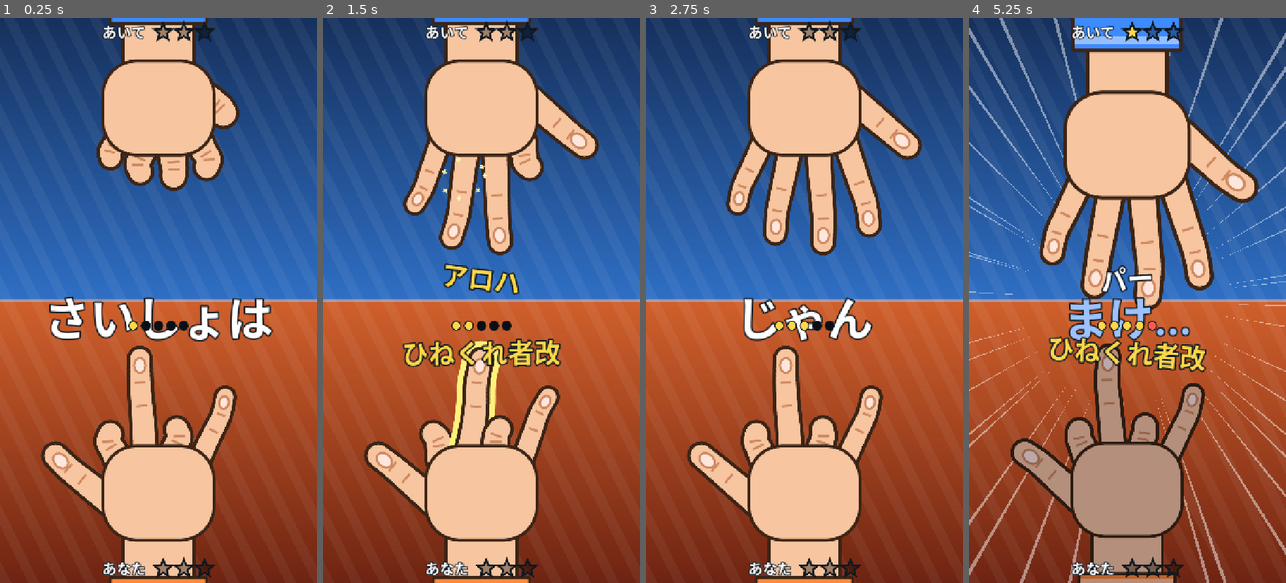
Above: before the commit, frames 1-4 (left to right).
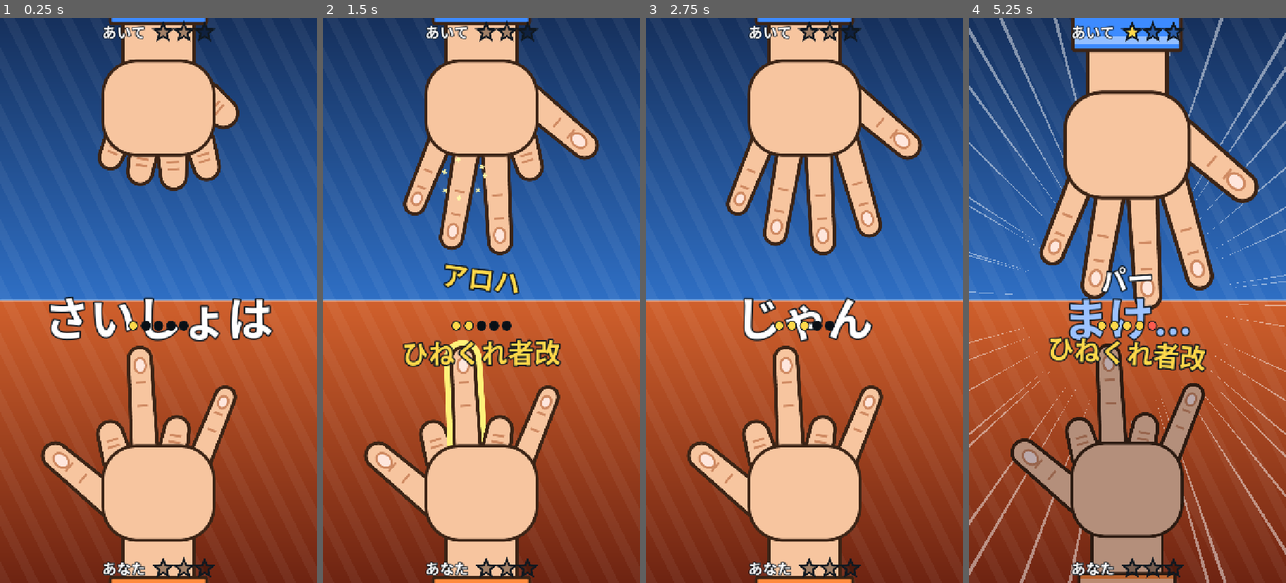
Above: after the commit, the same moments.

Repository: Omezi42/janken
Game: Godot game, scene res://scenes/battle.tscn
Same seed, same stepped clock (60 frames per second), same inputs: the game is played once before the commit and once after it.
Inputs (mouse positions are in pixels of both pictures, inside the frame that each line leads up to):
- Up to frame 1 (0.25 s): no input
- Up to frame 2 (1.5 s): drag from (481, 153) to (513, 176) at 0.52 s; drag from (481, 447) to (465, 413) at 1.27 s
- Up to frame 3 (2.75 s): move the mouse to (836, 176) at 2.02 s; click (836, 176) at 2.17 s
- Up to frame 4 (5.25 s): drag from (1111, 413) to (1032, 215) at 2.77 s; move the mouse to (1222, 385) at 3.52 s; click (1222, 385) at 3.67 s; drag from (1032, 215) to (1079, 159) at 4.27 s; move the mouse to (1143, 300) at 5.02 s; click (1143, 300) at 5.17 s

The runs differ from the first frame. In frame 1, 1.4% of the frame differs, in the area x 14-75%, y 12-88%; in frame 2, 3.6%, in the area x 16-84%, y 13-87%; in frame 3, 2.1%; in frame 4, 2.8%.

Commit message:
指のしなり・うねり・つかんだ指の傾きをやめ、止まっている指を静止させた
相手の指が変わったかを一目で見分けられるようにするため。反転時のばねと火花、つかんだ指の光る縁は残す。

Co-Authored-By: Claude Opus 5.5 <noreply@anthropic.com>

Diff:
--- a/scripts/ui/hand_view.gd
+++ b/scripts/ui/hand_view.gd
@@ -1,6 +1,6 @@
 class_name HandView
 extends Control
-## HandModel をマンガ風のゴムホースの手で描き、interactive ならつかんで引いた指の反転を finger_flipped で知らせる
+## HandModel をマンガ風の手で描き、interactive ならつかんで引いた指の反転を finger_flipped で知らせる
 ## (GameDesign 6.1節・8.1節)。HandModel を直接動かさない(入力は LocalMatch が tick に揃えて記録・適用するため)。
 ## 手のローカル座標は手のひらの中心が原点で、指先が上(-Y)。寸法はすべて手の大きさ(短辺 × UNIT_RATIO)に対する比。
 ## 引く: 押した位置に一番近い見えている指をつかみ、押した位置から反対の状態の向き(下が曲がり)へ FLIP_DISTANCE 越えたら反転、内へ戻ったら元に戻す。
@@ -48,10 +48,8 @@
 ## 見た目の曲がり具合が状態へ追いつくばね(行き過ぎは約1割)。
 const CURL_STIFFNESS := 300.0
 const CURL_DAMPING := 20.0
-## 触っている指がポインタの方へ傾く角度の上限(度)・追いつく速さ・付け根から測る距離の下限(伸びきりの長さに対する比)。
-const LEAN_MAX := 12.0
-const LEAN_SPEED := 18.0
-const LEAN_MIN_REACH := 0.5
+## 指の管を描くときの点の数。
+const TUBE_SAMPLES := 24
 ## 関節のしわの位置(付け根からの比)と長さ(太さに対する比)。
 const CREASE_FRACTIONS := [0.5, 0.75]
 const CREASE_LENGTH := 0.5
@@ -60,10 +58,6 @@
 const NAIL_INSET := 0.35
 const NAIL_HIDDEN_CURL := 0.5
 const NAIL_SEGMENTS := 16
-## 止まっていてもうねる揺れ(指先の横ずれ・速さ・指ごとのずれ)。
-const IDLE_SWAY := 0.07
-const IDLE_SPEED := 2.3
-const IDLE_PHASE := 1.3
 ## 触っている指の光る縁の太さ。
 const GLOW_WIDTH := 0.1
 ## 反転したときの火花(数・速さ・寿命・大きさ)。
@@ -137,13 +131,9 @@
 ## 見た目だけの曲がり具合(0.0 伸びきり 〜 1.0 曲がりきり。ばねで行き過ぎる)と速さ。
 var _curls := PackedFloat32Array()
 var _curl_velocities := PackedFloat32Array()
-## 見た目だけの傾き(度)。
-var _leans := PackedFloat32Array()
-var _softs: Array[SoftFinger] = []
 var _curves: Array[PackedVector2Array] = []
 var _states: Array[int] = []
 var _sparks: Array[Spark] = []
-var _time := 0.0
 var _tween: Tween
 var _palm_box := StyleBoxFlat.new()
 var _wrist_box := StyleBoxFlat.new()
@@ -153,14 +143,11 @@
 
 func bind(model: HandModel) -> void:
 	_model = model
-	_softs.clear()
 	_curves.clear()
 	_states.clear()
 	for i in HandTypes.Finger.size():
-		_softs.append(SoftFinger.new())
 		_curves.append(PackedVector2Array())
 		_states.append(NO_STATE)
-	_leans.resize(HandTypes.Finger.size())
 	_curls.resize(HandTypes.Finger.size())
 	_curl_velocities.resize(HandTypes.Finger.size())
 	_rng.randomize()
@@ -175,10 +162,8 @@
 	pose_tilt = 0.0
 	modulate = Color.WHITE
 	_release()
-	_leans.fill(0.0)
 	_sparks.clear()
-	for i in _softs.size():
-		_softs[i].reset()
+	for i in HandTypes.Finger.size():
 		_states[i] = _model.states[i]
 		_curls[i] = _goal_curl(i)
 		_curl_velocities[i] = 0.0
@@ -230,9 +215,7 @@
 	if not interactive:
 		_release()
 	var step := minf(delta, MAX_VISUAL_DELTA)
-	_time += step
 	var unit := _unit()
-	_update_leans(step)
 	for i in HandTypes.Finger.size():
 		if i == _touched:
 			_curls[i] = _grabbed_curl()
@@ -248,9 +231,7 @@
 			if _states[i] != NO_STATE and not censored:
 				_spawn_sparks(tip, unit)
 			_states[i] = state
-		var sway := sin(_time * IDLE_SPEED + i * IDLE_PHASE) * IDLE_SWAY * unit
-		_softs[i].update(base, tip, sway, step)
-		_curves[i] = _softs[i].curve()
+		_curves[i] = _straight(base, tip)
 	_update_sparks(step)
 	queue_redraw()
 
@@ -470,14 +451,13 @@
 	return clampf(start + (_pointer_local.y - _grab_y) / (FLIP_DISTANCE * 2.0), 0.0, 1.0)
 
 
-## at は手の大きさに対する比。傾きを除いたいまの見た目の指(付け根から指先までの線分)が一番近い指(GameDesign 6.1節)。
+## at は手の大きさに対する比。いまの見た目の指(付け根から指先までの線分)が一番近い指(GameDesign 6.1節)。
 func _finger_at(at: Vector2) -> int:
 	var nearest := 0
 	var nearest_distance := INF
 	for i in HandTypes.Finger.size():
 		var base: Vector2 = FINGER_BASES[i]
-		var direction := Vector2.UP.rotated(deg_to_rad(FINGER_ANGLES[i]))
-		var tip := base + direction * _visible_length(i, 1.0)
+		var tip := base + _direction(i) * _visible_length(i, 1.0)
 		var distance := at.distance_to(Geometry2D.get_closest_point_to_segment(at, base, tip))
 		if distance < nearest_distance:
 			nearest = i
@@ -487,20 +467,6 @@
 
 func _goal_curl(finger: int) -> float:
 	return 1.0 if _model.is_curled(finger) else 0.0
-
-
-## 触っている指をポインタの方へ傾け、離れた指を戻す(見た目だけ)。
-func _update_leans(delta: float) -> void:
-	var follow := 1.0 - exp(-LEAN_SPEED * delta)
-	for i in _leans.size():
-		var goal := 0.0
-		if i == _touched:
-			var direction := Vector2.UP.rotated(deg_to_rad(FINGER_ANGLES[i]))
-			var offset: Vector2 = _pointer_local / _unit() - FINGER_BASES[i]
-			var reach: float = maxf(offset.dot(direction), FINGER_LENGTHS[i] * LEAN_MIN_REACH)
-			var side := offset.dot(direction.rotated(PI / 2.0))
-			goal = clampf(rad_to_deg(atan2(side, reach)), -LEAN_MAX, LEAN_MAX)
-		_leans[i] = lerpf(_leans[i], goal, follow)
 
 
 ## 演出(弾み・突き出し)を除いた手の位置。入力の対応に使う(拍で弾んでも同じ位置なら同じ帯にするため)。
@@ -524,7 +490,15 @@
 
 
 func _direction(finger: int) -> Vector2:
-	return Vector2.UP.rotated(deg_to_rad(FINGER_ANGLES[finger] + _leans[finger]))
+	return Vector2.UP.rotated(deg_to_rad(FINGER_ANGLES[finger]))
+
+
+## 付け根から指先までの直線上に、管を描く点を並べる。
+func _straight(base: Vector2, tip: Vector2) -> PackedVector2Array:
+	var points := PackedVector2Array()
+	for s in TUBE_SAMPLES + 1:
+		points.append(base.lerp(tip, float(s) / TUBE_SAMPLES))
+	return points
 
 
 func _visible_length(finger: int, unit: float) -> float:
--- a/scripts/ui/soft_finger.gd
+++ /dev/null
@@ -1,76 +0,0 @@
-class_name SoftFinger
-extends RefCounted
-## 1本の指の見た目だけの柔らかさ(GameDesign 8.1節)。付け根と指先を結ぶ直線上の内側の点が、
-## 直線から横へずれた量をばねで持つ。指が横へ動くと内側が遅れてしなり、揺れが残る。ロジックには関わらない。
-
-## 内側の点の位置(付け根 0 〜 指先 1)。
-const FRACTIONS := [0.25, 0.5, 0.75]
-## 内側の点のばね(指先側ほど柔らかい)。
-const STIFFNESS := [300.0, 200.0, 140.0]
-const DAMPING := 6.0
-## 横へずれる量の上限(付け根から指先までの長さに対する比)。
-const MAX_BEND_RATIO := 0.45
-## 曲線を描くときの点の数。
-const SAMPLES := 24
-## これより短い指は向きを前のフレームから引き継ぐ(長さ0で向きが定まらないため)。
-const MIN_LENGTH := 0.001
-
-var _offsets := PackedFloat32Array()
-var _velocities := PackedFloat32Array()
-var _rest := PackedVector2Array()
-var _side := Vector2.RIGHT
-var _base := Vector2.ZERO
-var _tip := Vector2.ZERO
-var _started := false
-
-
-func _init() -> void:
-	_offsets.resize(FRACTIONS.size())
-	_velocities.resize(FRACTIONS.size())
-	_rest.resize(FRACTIONS.size())
-
-
-## 次の update() で揺れを捨てて直線から始める(ラウンドの初期配置で手が飛ぶため)。
-func reset() -> void:
-	_started = false
-
-
-## sway は指先の横ずれの目標(内側の点は付け根からの位置に比例して小さくする)。
-func update(base: Vector2, tip: Vector2, sway: float, delta: float) -> void:
-	var axis := tip - base
-	var length := axis.length()
-	var side := axis.normalized().orthogonal() if length > MIN_LENGTH else _side
-	var limit := length * MAX_BEND_RATIO
-	for i in FRACTIONS.size():
-		var rest: Vector2 = base + axis * FRACTIONS[i]
-		if _started:
-			var previous := _rest[i] + _side * _offsets[i]
-			_offsets[i] = (previous - rest).dot(side)
-		else:
-			_offsets[i] = 0.0
-			_velocities[i] = 0.0
-		var pull: float = STIFFNESS[i] * (sway * FRACTIONS[i] - _offsets[i])
-		_velocities[i] += (pull - DAMPING * _velocities[i]) * delta
-		_offsets[i] = clampf(_offsets[i] + _velocities[i] * delta, -limit, limit)
-		_rest[i] = rest
-	_side = side
-	_base = base
-	_tip = tip
-	_started = true
-
-
-## 付け根から指先までの曲線。
-func curve() -> PackedVector2Array:
-	var controls := PackedVector2Array([_base])
-	for i in FRACTIONS.size():
-		controls.append(_rest[i] + _side * _offsets[i])
-	controls.append(_tip)
-	var points := PackedVector2Array()
-	var last := controls.size() - 1
-	for s in SAMPLES + 1:
-		var position := float(s) / SAMPLES * last
-		var i := mini(int(position), last - 1)
-		var before := controls[maxi(i - 1, 0)]
-		var after := controls[mini(i + 2, last)]
-		points.append(controls[i].cubic_interpolate(controls[i + 1], before, after, position - i))
-	return points
Not shown, removed: scripts/ui/soft_finger.gd.uid
Not shown, removed: tmp_shot.png.import
Not shown, changed: docs/Architecture.md
Not shown, changed: docs/GameDesign.md
Not shown, changed: docs/TODO.md
